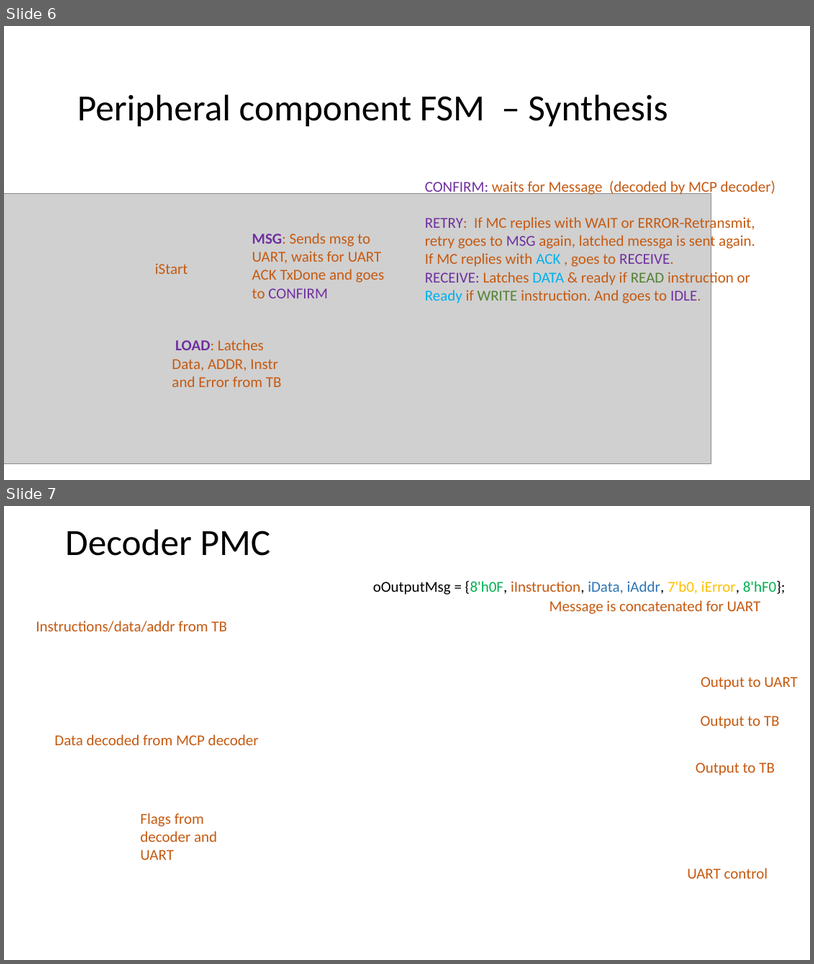
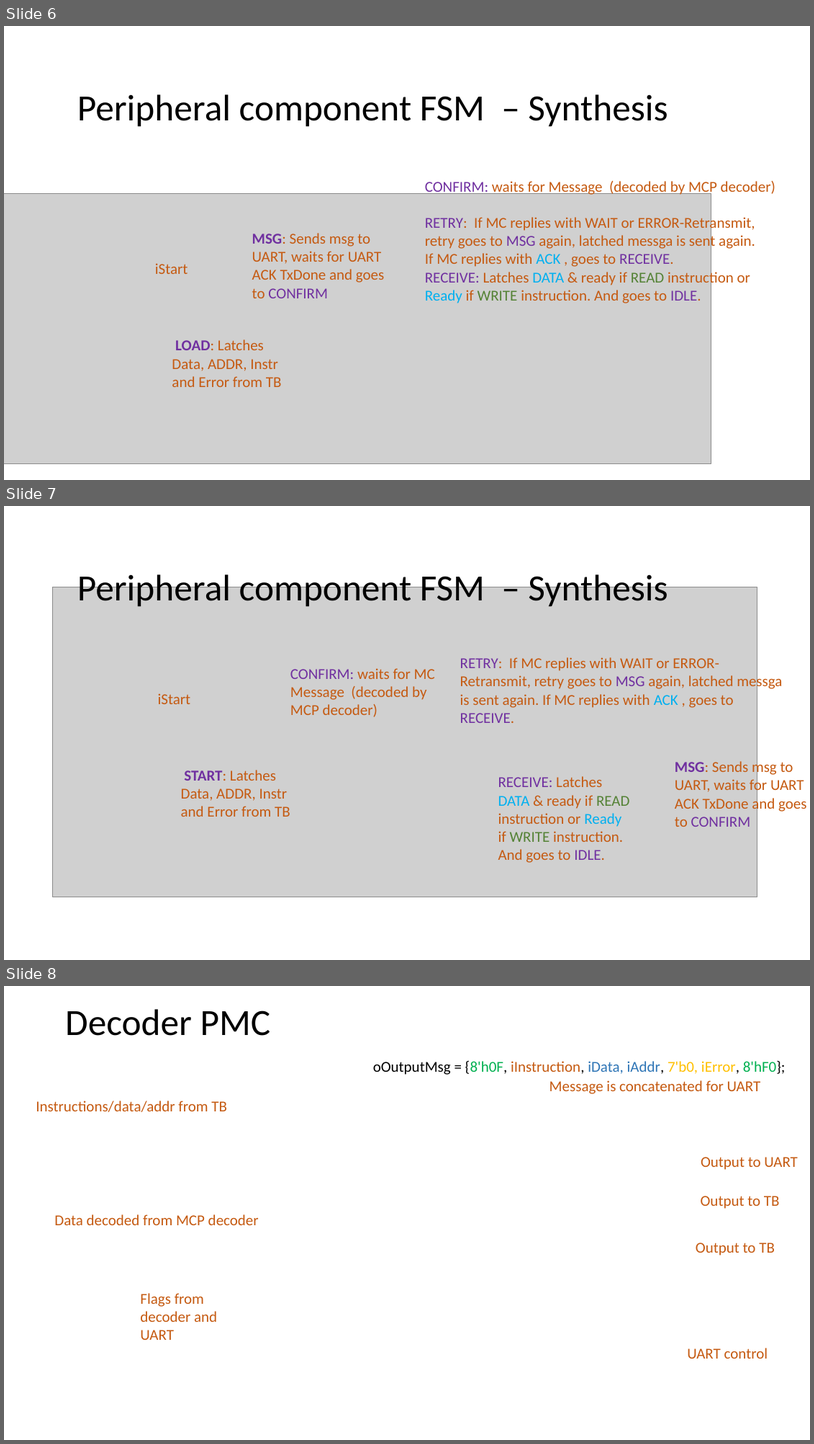
Before and after one commit to md710644/finalarquicompu, a slide deck: Diseno_final_arq.pptx. Shown one above the other, each under a label of ours: slides 6 and 7 before the commit, slides 6, 7 and 8 after it. The pictures are 814x964 and 814x1444 pixels, drawn with LibreOffice and Linux fonts; fonts in the diff are those of the drawing; grey boxes stand for pictures. Boxes give left, top, right and bottom in pixels: in the first picture for what was removed or moved away, otherwise in the second. Text is boxed around its words. In the diff, an @@ line names an element or a change of style, - is before the commit and + after.

```diff
--- a/Diseno_final_arq.pptx
+++ b/Diseno_final_arq.pptx
@@ slide 7 added at box(4, 506, 810, 960), background #FFFFFF @@
@@ text added at box(77, 570, 668, 607), 44 pt, text #000000 @@
+Peripheral component FSM – Synthesis
@@ picture added at box(52, 587, 759, 896) @@
@@ text added at box(291, 668, 435, 717), 18 pt, text #C55A11 @@
+CONFIRM: waits for MC Message (decoded by MCP decoder)
@@ text added at box(460, 657, 782, 708), 18 pt, text #C55A11 @@
+RETRY: If MC replies with WAIT or ERROR-Retransmit, retry goes to MSG again, latched messga is sent again. If MC replies with ACK , goes to RECEIVE.
@@ text added at box(158, 693, 191, 704), 18 pt, text #C55A11 @@
+iStart
@@ text added at box(675, 759, 807, 826), 18 pt, text #C55A11 @@
+MSG: Sends msg to UART, waits for UART ACK TxDone and goes to CONFIRM
@@ text added at box(181, 770, 291, 816), 18 pt, text #C55A11 @@
+START: Latches Data, ADDR, Instr and Error from TB
@@ text added at box(499, 776, 630, 862), 18 pt, text #C55A11 @@
+RECEIVE: Latches DATA & ready if READ instruction or Ready if WRITE instruction. And goes to IDLE.
@@ what was slide 7 is now slide 8 @@
```
Also in this commit, not shown: 1 slide changed, 6 other slides added, 1 slide removed, 11 other files.
